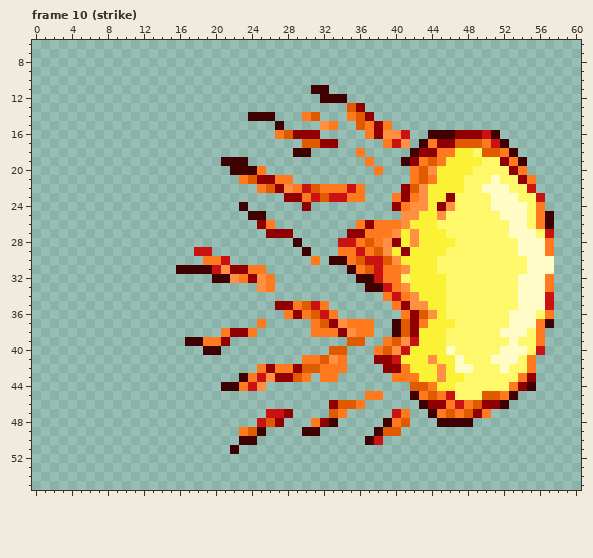
Pixel-art file -- assets/aseprite_files/players/apoy_bagani/flame_strike.aseprite. Above, as it was before the edit.
64x64 pixels, 17 frames. Shown: frame 10 (strike): x 0..60, y 6..55. The commit also changed other frames, which this record leaves out.
The result:
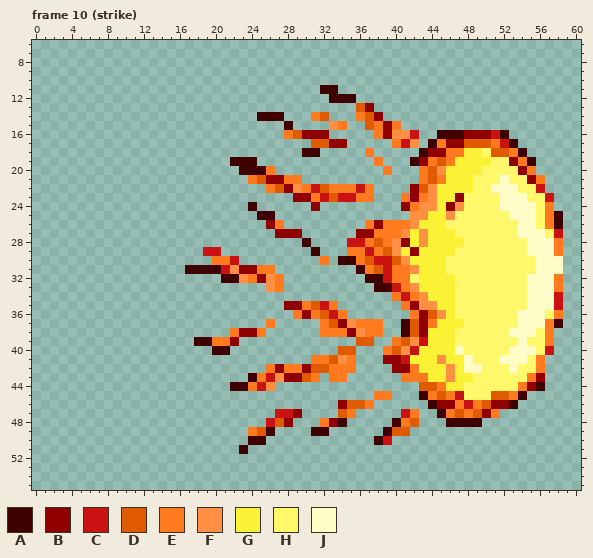
Palette (. is transparent): A #3e0000  B #910000  C #ca1212  D #e05a00  E #ff791e  F #ff8f43  G #fbf236  H #fff86b  J #fffcc8
Diff:
Changed rows in their new state; - is an unchanged pixel.
Frame 10 (strike):
first column x 16:
11 ---------------.-A-------------------------
12 ----------------.--A-----------------------
13 -------------------.DB---------------------
14 --------.--A--.ED--.EDB--------------------
15 -----------.A---.FE-.DEBE------------------
16 -----------.ED--B----.EB-FC-.--A--BCA------
17 --------------.-D-B----.ECF.AE-B--DECA-----
18 -------------.-A----.E----.A-B-E-GH-DEA----
19 -----.--A------------.E--.ABEDE---G-HBEA---
20 ------.--AE-----------.E--.EDF---G---HBE---
21 -------.ED-B-E------------.EDE--G--HJ-HBE--
22 ---------.EDBFECD--ECE---.BDF---G-H--J-HC--
23 ------------.-BECD-C-E--.EBEF-GB---H--J-HC-
24 -------.A-----.B--------.BE-FGBF---H---JHE-
25 --------.-A--------------.-F-GF-----H--JHEA
26 ---------.BE--------.EB--EF--G-------H-JHEA
27 ----------.--B-----.-B--EFGF--G------H--JHC
28 -------------.A---.-CEDEFBGF---G------H--JE
29 --.-C---------.A--.-ECEDFGB---G-------H--JE
30 ---.-EC--------.E.-AED-CDF---G---------H--J
31 .---ACF-B-E--------.AEDC-EF--G---------H--J
32 ----.-AFEBFE--------.-AC-EH---G-------H--JE
33 ---------.FE---------.-ACEF---G-------H--JE
34 -----------------------.ECEF--G-------H--JC
35 -----------.-BEDCE------.EB-F-G-------H--JC
36 ------------.EBEDCE------.EBDFG------H--JHE
37 ---------.E----.EDBF--E-.ADBE--G-----H--JEA
38 -----.E-BE-----.--EBF-E-.ADB--G-----H--JHE-
39 -.-A-EB------------.-D-.EDFC--G------HJ-HE-
40 ---.-A-----------.-D--.EDFC---GJ----H--JHC-
41 --------------.-EDFE--.-BC--GF-GJ--H--JHE--
42 ---------.EB-EB-D--E---.-BE--GFG-J--HJ-HE--
43 -------.AECF-BDE.-E-----.--E-GF-G-----HEB--
44 -----.-AECF---------------.-DE-G-----HEBA--
45 ---------------------.-E--.AEDEC--H-DEA----
46 -----------------.B-DE-----.A-BECED-BA-----
47 ----------.-CB---.DE----.CE-.AEDEDBE-------
48 ---------.CDB--.EBA----.AED--.---A---------
49 -------.EDA---.-A-----.A-D-----------------
50 -------.-A-----------.AC-------------------
51 ------.A-----------------------------------
Where, in picture pixels (left, top, right, bottom), the same in both pictures:
changed: (176, 85, 563, 454)
